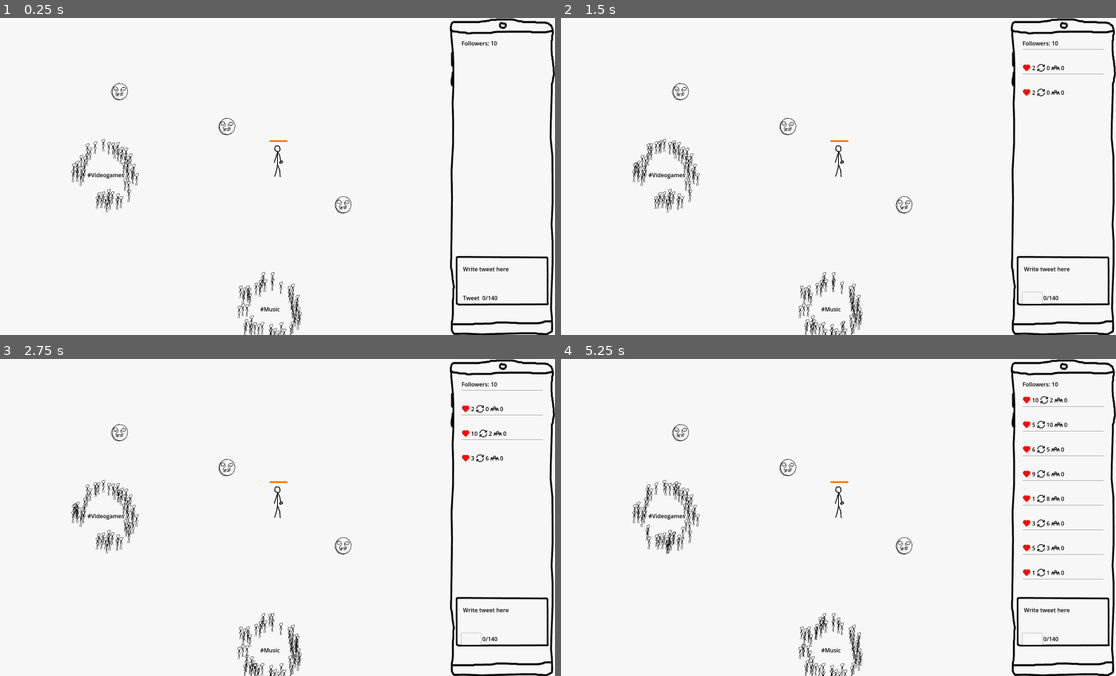
Above: before the commit, frames 1-4 (two rows, left to right).
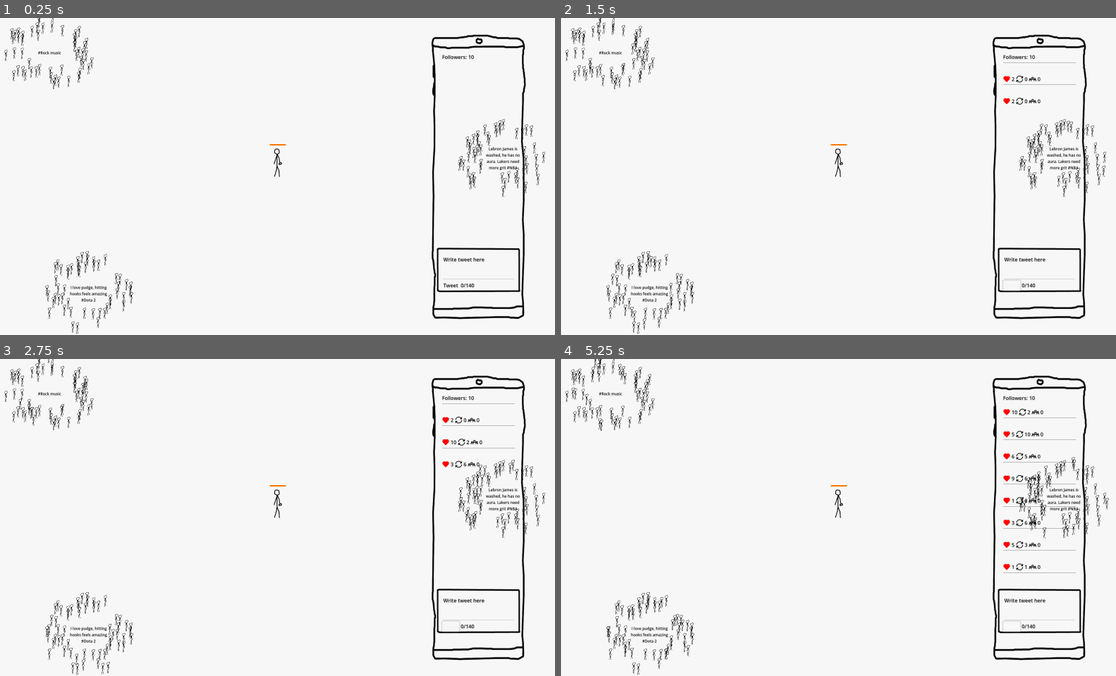
Above: after the commit, the same moments.

Repository: loiveli/FGJ2025
Game: Godot game, scene res://Root.tscn
Two runs of this game, one before a commit and one after it. Both use one fixed random seed, a clock stepped at 60 frames per second and the inputs below.
Inputs:
- Up to frame 1 (0.25 s): no input
- Up to frame 2 (1.5 s): click "Tweet" at 0.5 s; click "Tweet" at 1.25 s
- Up to frame 3 (2.75 s): click "Tweet" at 2 s
- Up to frame 4 (5.25 s): tap Enter at 2.75, 2.85, 3.6, 4.35, 5.1 s

The runs differ from the first frame. In frame 1, 7.1% of the frame differs, in the area x 0-100%, y 0-100%; in frame 2, 7.7%; in frame 3, 8.0%; in frame 4, 8.9%.
Error before the commit: Invalid access of index '0' on a base object of type: 'Array'. (res://tweet_list.gd:25)
Error after the commit: Invalid access of index '0' on a base object of type: 'Array'. (res://tweet_list.gd:24)

Commit message:
Updated tweets

Diff:
--- a/Root.tscn
+++ b/Root.tscn
@@ -30,7 +30,7 @@
 [node name="Node2D" type="Node2D"]
 script = ExtResource("1_td513")
 
-[node name="Player" type="CharacterBody2D" parent="." node_paths=PackedStringArray("tweetTarget", "followerLabel", "sanityBar", "tweetButton")]
+[node name="Player" type="CharacterBody2D" parent="." node_paths=PackedStringArray("tweetTarget", "followerLabel", "sanityBar", "playerCamera", "tweetButton")]
 process_priority = 1
 process_physics_priority = 1
 position = Vector2(500, 250)
@@ -38,45 +38,46 @@
 collision_mask = 7
 script = ExtResource("2_43n2e")
 tweetTarget = NodePath("../TweetTarget")
-followerLabel = NodePath("Phone/PhoneMargins/TwitterUI/HBoxContainer/TwitterFollowers")
+followerLabel = NodePath("Camera2D/Phone/PhoneMargins/TwitterUI/HBoxContainer/TwitterFollowers")
 sanityBar = NodePath("Animated/Sanitybar")
-tweetButton = NodePath("Phone/PhoneMargins/TwitterUI/NewTweet/VBoxContainer/TweetButton")
+playerCamera = NodePath("Camera2D")
+tweetButton = NodePath("Camera2D/Phone/PhoneMargins/TwitterUI/NewTweet/VBoxContainer/TweetButton")
 
 [node name="Camera2D" type="Camera2D" parent="Player"]
 
-[node name="Phone" type="MarginContainer" parent="Player"]
+[node name="Phone" type="MarginContainer" parent="Player/Camera2D"]
 offset_left = 500.0
 offset_top = -450.0
 offset_right = 800.0
 offset_bottom = 460.0
 
-[node name="PhoneTexture" type="TextureRect" parent="Player/Phone"]
+[node name="PhoneTexture" type="TextureRect" parent="Player/Camera2D/Phone"]
 layout_mode = 2
 texture = ExtResource("2_b5mc6")
 expand_mode = 1
 
-[node name="PhoneMargins" type="MarginContainer" parent="Player/Phone"]
+[node name="PhoneMargins" type="MarginContainer" parent="Player/Camera2D/Phone"]
 layout_mode = 2
 theme_override_constants/margin_left = 35
 theme_override_constants/margin_top = 60
 theme_override_constants/margin_right = 35
 theme_override_constants/margin_bottom = 100
 
-[node name="TwitterUI" type="VBoxContainer" parent="Player/Phone/PhoneMargins"]
+[node name="TwitterUI" type="VBoxContainer" parent="Player/Camera2D/Phone/PhoneMargins"]
 layout_mode = 2
 size_flags_horizontal = 3
 size_flags_vertical = 3
 alignment = 2
 
-[node name="HBoxContainer" type="HBoxContainer" parent="Player/Phone/PhoneMargins/TwitterUI"]
-layout_mode = 2
-
-[node name="TwitterFollowers" type="Label" parent="Player/Phone/PhoneMargins/TwitterUI/HBoxContainer"]
+[node name="HBoxContainer" type="HBoxContainer" parent="Player/Camera2D/Phone/PhoneMargins/TwitterUI"]
+layout_mode = 2
+
+[node name="TwitterFollowers" type="Label" parent="Player/Camera2D/Phone/PhoneMargins/TwitterUI/HBoxContainer"]
 layout_mode = 2
 theme_override_colors/font_color = Color(0, 0, 0, 1)
 text = "Followers 100"
 
-[node name="TweetFeed" type="ScrollContainer" parent="Player/Phone/PhoneMargins/TwitterUI"]
+[node name="TweetFeed" type="ScrollContainer" parent="Player/Camera2D/Phone/PhoneMargins/TwitterUI"]
 custom_minimum_size = Vector2(0, 550)
 layout_mode = 2
 follow_focus = true
@@ -84,23 +85,23 @@
 vertical_scroll_mode = 3
 script = ExtResource("2_5e6nj")
 
-[node name="TweetList" type="VBoxContainer" parent="Player/Phone/PhoneMargins/TwitterUI/TweetFeed" node_paths=PackedStringArray("player")]
+[node name="TweetList" type="VBoxContainer" parent="Player/Camera2D/Phone/PhoneMargins/TwitterUI/TweetFeed" node_paths=PackedStringArray("player")]
 clip_contents = true
 layout_mode = 2
 size_flags_horizontal = 3
 size_flags_vertical = 3
 script = ExtResource("3_fxa6y")
-player = NodePath("../../../../..")
-
-[node name="HSeparator" type="HSeparator" parent="Player/Phone/PhoneMargins/TwitterUI"]
+player = NodePath("../../../../../..")
+
+[node name="HSeparator" type="HSeparator" parent="Player/Camera2D/Phone/PhoneMargins/TwitterUI"]
 custom_minimum_size = Vector2(0, 50)
 layout_mode = 2
 theme_override_styles/separator = SubResource("StyleBoxEmpty_a1a0a")
 
-[node name="NewTweet" type="VBoxContainer" parent="Player/Phone/PhoneMargins/TwitterUI"]
-layout_mode = 2
-
-[node name="TweetEdit" type="TextEdit" parent="Player/Phone/PhoneMargins/TwitterUI/NewTweet" node_paths=PackedStringArray("tweetButton")]
+[node name="NewTweet" type="VBoxContainer" parent="Player/Camera2D/Phone/PhoneMargins/TwitterUI"]
+layout_mode = 2
+
+[node name="TweetEdit" type="TextEdit" parent="Player/Camera2D/Phone/PhoneMargins/TwitterUI/NewTweet" node_paths=PackedStringArray("tweetButton")]
 custom_minimum_size = Vector2(200, 80)
 layout_mode = 2
 theme_override_colors/background_color = Color(0.968627, 0.968627, 0.968627, 1)
@@ -112,10 +113,10 @@
 script = ExtResource("3_vcubs")
 tweetButton = NodePath("../VBoxContainer/TweetButton")
 
-[node name="VBoxContainer" type="HBoxContainer" parent="Player/Phone/PhoneMargins/TwitterUI/NewTweet"]
-layout_mode = 2
-
-[node name="TweetButton" type="Button" parent="Player/Phone/PhoneMargins/TwitterUI/NewTweet/VBoxContainer" node_paths=PackedStringArray("player", "tweetText", "API")]
+[node name="VBoxContainer" type="HBoxContainer" parent="Player/Camera2D/Phone/PhoneMargins/TwitterUI/NewTweet"]
+layout_mode = 2
+
+[node name="TweetButton" type="Button" parent="Player/Camera2D/Phone/PhoneMargins/TwitterUI/NewTweet/VBoxContainer" node_paths=PackedStringArray("player", "tweetText", "API")]
 custom_minimum_size = Vector2(25, 0)
 layout_mode = 2
 theme_override_colors/font_color = Color(0, 0, 0, 1)
@@ -123,11 +124,11 @@
 text = "Tweet"
 flat = true
 script = ExtResource("3_063s7")
-player = NodePath("../../../../../..")
+player = NodePath("../../../../../../..")
 tweetText = NodePath("../../TweetEdit")
-API = NodePath("../../../../../../../API")
-
-[node name="TweetCharacterLabel" type="Label" parent="Player/Phone/PhoneMargins/TwitterUI/NewTweet/VBoxContainer" node_paths=PackedStringArray("tweetEdit")]
+API = NodePath("../../../../../../../../API")
+
+[node name="TweetCharacterLabel" type="Label" parent="Player/Camera2D/Phone/PhoneMargins/TwitterUI/NewTweet/VBoxContainer" node_paths=PackedStringArray("tweetEdit")]
 layout_mode = 2
 theme_override_colors/font_color = Color(0, 0, 0, 1)
 text = "0/140"
@@ -146,47 +147,66 @@
 shape = SubResource("CapsuleShape2D_mdbvw")
 
 [node name="FinlandBubble" parent="." instance=ExtResource("4_1fda2")]
-position = Vector2(1404, 1200)
-bubble = "Finland"
+position = Vector2(-87, 1252)
+topic = "Overwatch"
 
 [node name="AIBubble" parent="." instance=ExtResource("4_1fda2")]
-position = Vector2(1814, 839)
-bubble = "AI"
+position = Vector2(-83, 619)
+topic = "Dota 2"
+tweets = Array[String](["I love pudge, hitting hooks feels amazing"])
 
 [node name="PoliticsBubble" parent="." instance=ExtResource("4_1fda2")]
-position = Vector2(149, -516)
-bubble = "Politics"
+position = Vector2(387, -1113)
+topic = "Politics"
 
 [node name="SportsBubble" parent="." instance=ExtResource("4_1fda2")]
-position = Vector2(1484, 276)
+position = Vector2(1228, 190)
+topic = "NBA"
+tweets = Array[String](["Lebron James is washed, he has no aura. Lakers need more grit", "Lebron is the undisputed GOAT, nobody else is on his level", "Hot take, but Lebron is not the GOAT. I would take MJ over Lebron any day"])
 
 [node name="CarsBubble" parent="." instance=ExtResource("4_1fda2")]
-position = Vector2(1319, -393)
-bubble = "Cars"
+position = Vector2(1409, -716)
+topic = "NFL"
 
 [node name="MemeBubble" parent="." instance=ExtResource("4_1fda2")]
 position = Vector2(2402, -639)
-bubble = "Memes"
+topic = "NHL"
+
+[node name="GamesBubble2" parent="." instance=ExtResource("4_1fda2")]
+position = Vector2(-1100, -1428)
+topic = "Memes"
+
+[node name="GamesBubble3" parent="." instance=ExtResource("4_1fda2")]
+position = Vector2(-1292, 1460)
+topic = "League of Legends"
 
 [node name="GamesBubble" parent="." instance=ExtResource("4_1fda2")]
-position = Vector2(27, 245)
-bubble = "Videogames"
+position = Vector2(-1154, 101)
+topic = "Pop music"
 
 [node name="MusicBubble" parent="." instance=ExtResource("4_1fda2")]
-position = Vector2(493, 626)
-bubble = "Music"
+position = Vector2(-207, -144)
+topic = "Rock music"
 
 [node name="USABubble" parent="." instance=ExtResource("4_1fda2")]
-position = Vector2(-201, 1268)
-bubble = "USA"
+position = Vector2(2356, 1014)
+topic = "New York"
+
+[node name="TravelBubble2" parent="." instance=ExtResource("4_1fda2")]
+position = Vector2(3369, 417)
+topic = "USA"
 
 [node name="TravelBubble" parent="." instance=ExtResource("4_1fda2")]
-position = Vector2(-675, -292)
-bubble = "Travel"
+position = Vector2(2647, 1680)
+topic = "Travel"
+
+[node name="MovieBubble2" parent="." instance=ExtResource("4_1fda2")]
+position = Vector2(1060, 1387)
+topic = "Marvel"
 
 [node name="MovieBubble" parent="." instance=ExtResource("4_1fda2")]
-position = Vector2(-391, 512)
-bubble = "Movies"
+position = Vector2(630, 2095)
+topic = "HBO Series"
 
 [node name="TweetTarget" parent="." instance=ExtResource("12_oc4mc")]
 visible = false
@@ -195,9 +215,9 @@
 position = Vector2(-35, 207)
 RETURN_HARDCODED_VALUE = true
 
-[connection signal="text_changed" from="Player/Phone/PhoneMargins/TwitterUI/NewTweet/TweetEdit" to="Player/Phone/PhoneMargins/TwitterUI/NewTweet/TweetEdit" method="_on_text_changed"]
-[connection signal="text_changed" from="Player/Phone/PhoneMargins/TwitterUI/NewTweet/TweetEdit" to="Player/Phone/PhoneMargins/TwitterUI/NewTweet/VBoxContainer/TweetCharacterLabel" method="_on_tweet_edit_text_changed"]
-[connection signal="pressed" from="Player/Phone/PhoneMargins/TwitterUI/NewTweet/VBoxContainer/TweetButton" to="Player/Phone/PhoneMargins/TwitterUI/NewTweet/VBoxContainer/TweetButton" method="_on_pressed"]
-[connection signal="tweet_received" from="Player/Phone/PhoneMargins/TwitterUI/NewTweet/VBoxContainer/TweetButton" to="Player/Phone/PhoneMargins/TwitterUI/TweetFeed/TweetList" method="_on_update_tweet"]
-[connection signal="tweet_sent" from="Player/Phone/PhoneMargins/TwitterUI/NewTweet/VBoxContainer/TweetButton" to="Player/Phone/PhoneMargins/TwitterUI/TweetFeed/TweetList" method="_on_add_tweet"]
-[connection signal="tweet_sent" from="Player/Phone/PhoneMargins/TwitterUI/NewTweet/VBoxContainer/TweetButton" to="Player/Phone/PhoneMargins/TwitterUI/NewTweet/TweetEdit" method="_on_tweet_button_tweet_sent"]
+[connection signal="text_changed" from="Player/Camera2D/Phone/PhoneMargins/TwitterUI/NewTweet/TweetEdit" to="Player/Camera2D/Phone/PhoneMargins/TwitterUI/NewTweet/TweetEdit" method="_on_text_changed"]
+[connection signal="text_changed" from="Player/Camera2D/Phone/PhoneMargins/TwitterUI/NewTweet/TweetEdit" to="Player/Camera2D/Phone/PhoneMargins/TwitterUI/NewTweet/VBoxContainer/TweetCharacterLabel" method="_on_tweet_edit_text_changed"]
+[connection signal="pressed" from="Player/Camera2D/Phone/PhoneMargins/TwitterUI/NewTweet/VBoxContainer/TweetButton" to="Player/Camera2D/Phone/PhoneMargins/TwitterUI/NewTweet/VBoxContainer/TweetButton" method="_on_pressed"]
+[connection signal="tweet_received" from="Player/Camera2D/Phone/PhoneMargins/TwitterUI/NewTweet/VBoxContainer/TweetButton" to="Player/Camera2D/Phone/PhoneMargins/TwitterUI/TweetFeed/TweetList" method="_on_update_tweet"]
+[connection signal="tweet_sent" from="Player/Camera2D/Phone/PhoneMargins/TwitterUI/NewTweet/VBoxContainer/TweetButton" to="Player/Camera2D/Phone/PhoneMargins/TwitterUI/TweetFeed/TweetList" method="_on_add_tweet"]
+[connection signal="tweet_sent" from="Player/Camera2D/Phone/PhoneMargins/TwitterUI/NewTweet/VBoxContainer/TweetButton" to="Player/Camera2D/Phone/PhoneMargins/TwitterUI/NewTweet/TweetEdit" method="_on_tweet_button_tweet_sent"]
--- a/bubble.gd
+++ b/bubble.gd
@@ -9,11 +9,15 @@
 
 # Limits of where people spawn around the bubble
 var min_person_distance = 60
-var max_person_distance = 90
+var max_person_distance = 120
+var bubble: String
+@export var topic: String
+@export var tweets: Array[String]
+@export var bubbleLabel: Label
 
 # Size limits at which each enemy starts spawning
-var bot_spawn_distance_threshold = 120
-var troll_spawn_distance_threshold = 150
+var bot_spawn_distance_threshold = 150
+var troll_spawn_distance_threshold = 180
 
 var bot_enemy_scene = preload("res://enemies/bot_enemy.tscn")
 var troll_enemy_scene = preload("res://enemies/troll_enemy.tscn")
@@ -29,13 +33,24 @@
 		var permanent_person_instance = permanent_person_scene.instantiate()
 		permanent_person_instance.position = _get_person_coordinates(min_person_distance)
 		add_child(permanent_person_instance)
-
+	bubble = topic
 	# Add timer that creates temporary people every now and then
 	$PersonTimer.connect("timeout", Callable(self, "_on_person_timer_timeout"))
-
+	_update_Bubble()
 	# Add (stochastic) timer that spawns enemies if size is large enough
 	_create_bot_timer()
 	_create_troll_timer()
+	_create_update_timer()
+
+func _create_update_timer():
+	var update_timer := Timer.new()
+	var update_mean = 60
+	var update_delta = randf_range(-50,20)
+	update_timer.wait_time = update_mean + update_delta
+	update_timer.one_shot = true
+	add_child(update_timer)
+	update_timer.connect("timeout",_update_Bubble)
+	update_timer.start()
 
 
 func _create_bot_timer():
@@ -89,7 +104,7 @@
 	# to Cartesian coordinates.
 	var theta = randf() * 2 * PI
 	var distance = min_person_distance + randf() * (max_person_distance - min_person_distance)
-	var x = distance * cos(theta)
+	var x = distance * cos(theta)*1.2
 	var y = distance * sin(theta)
 
 	return Vector2(x, y)
@@ -119,4 +134,10 @@
 			permanent_person_instance.position = _get_person_coordinates(previous_max_person_distance)
 			add_child(permanent_person_instance)
 
-@export var bubble: String
+
+func _update_Bubble():
+	if len(tweets)>0:
+		bubble = tweets.pick_random()
+		bubbleLabel.updateText(bubble, true)
+	else:
+		bubbleLabel.updateText(bubble)
--- a/bubble.tscn
+++ b/bubble.tscn
@@ -4,11 +4,11 @@
 [ext_resource type="Script" path="res://bubble_label.gd" id="2_sg3al"]
 
 [sub_resource type="CircleShape2D" id="CircleShape2D_8g1rm"]
-radius = 53.0094
+radius = 81.0555
 
-[node name="Bubble" type="StaticBody2D"]
+[node name="Bubble" type="StaticBody2D" node_paths=PackedStringArray("bubbleLabel")]
 script = ExtResource("1_i3565")
-bubble = "Sports"
+bubbleLabel = NodePath("BubbleLabel")
 
 [node name="BubbleCollider" type="CollisionShape2D" parent="."]
 shape = SubResource("CircleShape2D_8g1rm")
@@ -18,14 +18,14 @@
 anchor_top = 0.5
 anchor_right = 1.0
 anchor_bottom = 0.5
-offset_left = -53.0
-offset_top = -14.0
-offset_right = 52.0
-offset_bottom = 15.0
+offset_left = -62.0
+offset_top = -56.0
+offset_right = 63.0
+offset_bottom = 61.0
 grow_horizontal = 2
 grow_vertical = 2
 theme_override_colors/font_color = Color(0, 0, 0, 1)
-theme_override_font_sizes/font_size = 16
+theme_override_font_sizes/font_size = 12
 text = "videogames"
 horizontal_alignment = 1
 vertical_alignment = 1
--- a/bubble_label.gd
+++ b/bubble_label.gd
@@ -3,4 +3,11 @@
 
 # Called when the node enters the scene tree for the first time.
 func _ready() -> void:
-	text = "#"+$"..".bubble
+	print("#"+$"..".topic)
+	text = "#"+$"..".topic
+
+func updateText(tweetText, hasTweets = false):
+	if hasTweets:
+		text = tweetText+" #"+$"..".topic
+	else:
+		text = "#"+$"..".topic
--- a/player.gd
+++ b/player.gd
@@ -8,12 +8,15 @@
 @export var tweetTarget: Node2D
 @export var followerLabel: Label
 @export var sanityBar: Node2D
+@export var playerCamera: Camera2D
 var bubbles: Dictionary
 var followers: int:
 	set(value):
 		followers = value
+
 		speed = 25+log(followers)*25
 		followerLabel.text = "Followers: " + str(followers)
+		playerCamera.zoom =Vector2(1,1)/(1+log(followers)/20)
 
 var sanity: float = 100:
 	set(value):
@@ -37,7 +40,7 @@
 	tweetButton.tweet_received.connect(_on_tweet_received)
 	var childNodes = $"..".get_children().filter(func(child): return child is StaticBody2D).filter(func(node): return node.collisionType == "BUBBLE")
 	for node in childNodes:
-		bubbles[node.bubble] = node
+		bubbles[node.topic] = node
 
 func _on_button_send_impulse(impulseVector: Vector2) -> void:
 	targetPosition = position + impulseVector
@@ -60,7 +63,6 @@
 			followers += 5
 			collider.queue_free()
 		elif collider.collisionType == "BUBBLE":
-			print("Gameover")
 			sanity = 0
 		elif collider.collisionType == "MEME":
 			sanity += 10
@@ -74,7 +76,6 @@
 	var moveVector = Vector2(0, 0)
 	for similarity in result:
 		# Calculate movement vector delta
-		print(str(similarity.bubble) + " : " + str(similarity.value))
 		var maxValue = 0
 		if similarity.value > 0.3 and similarity.value > maxValue / 2.0:
 			maxValue = similarity.value if similarity.value > maxValue else maxValue
--- a/tweet.gd
+++ b/tweet.gd
@@ -15,7 +15,7 @@
 	sendTweet(tweet)
 
 func sendTweet(tweet):
-	var bubbles = player.bubbles.keys()
+	var bubbles = player.bubbles.values().map(func (bubbleNode): return bubbleNode.topic)
 	var id = idNum
 	idNum +=1
 	tweet_sent.emit(id,tweet)
@@ -37,5 +37,5 @@
 		if sim.value > 0.3 and sim.value > result[0].value/2:
 			var newFollowers = player.followers*(tweet.length()/140+sim.value)*0.5
 			followers += newFollowers
-			print("followers: ",(newFollowers)," Tweet length multiplier: ",tweet.length()/140," Reach: ",sim.value)
+
 	player.followers += followers
--- a/tweet_list.gd
+++ b/tweet_list.gd
@@ -18,7 +18,6 @@
 	var tweetObject = get_children().filter(func(node):return node.tweetID == id)[0]
 	var followers = 0
 	for sim in result:
-		print(sim.bubble," ",sim.value)
 		if sim.value > 0.3 and sim.value > result[0].value/2:
 			followers += player.followers*(tweetObject.tweetText.length()/140+sim.value)*0.25
 	print(followers, " Followers gained")
